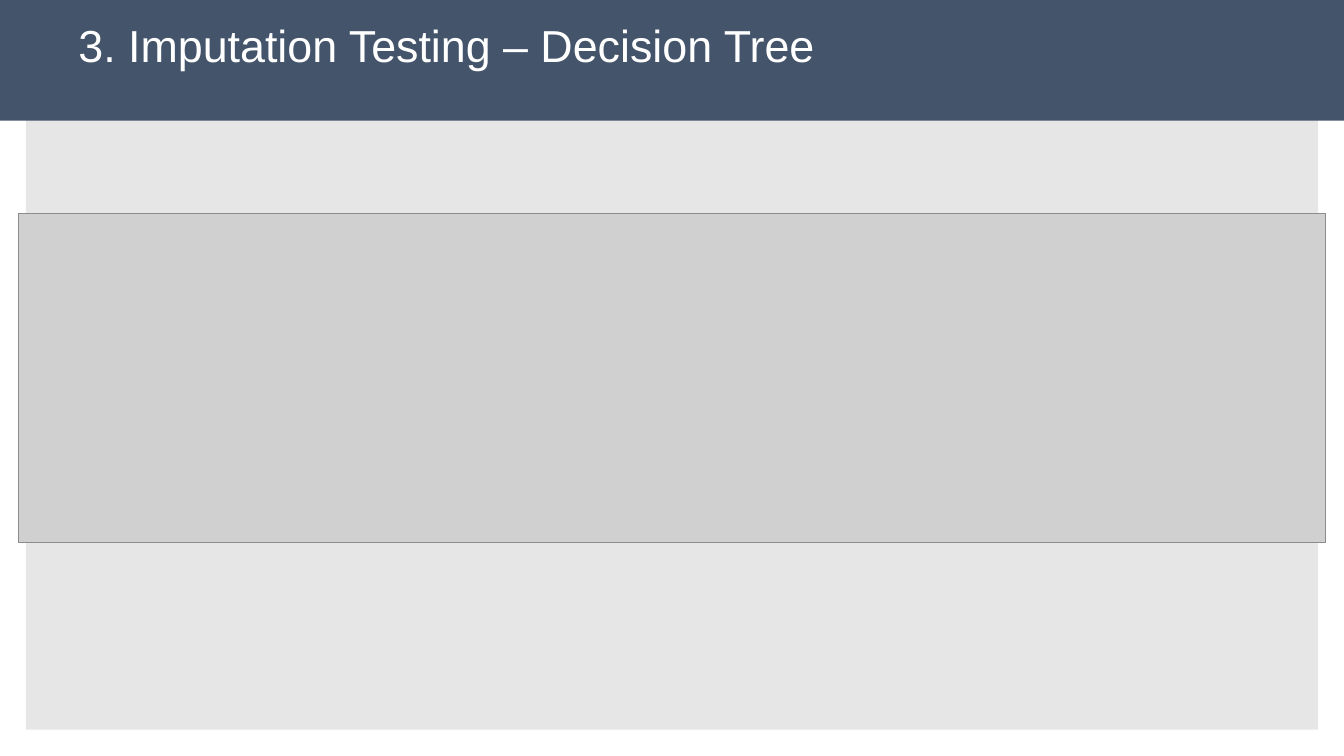
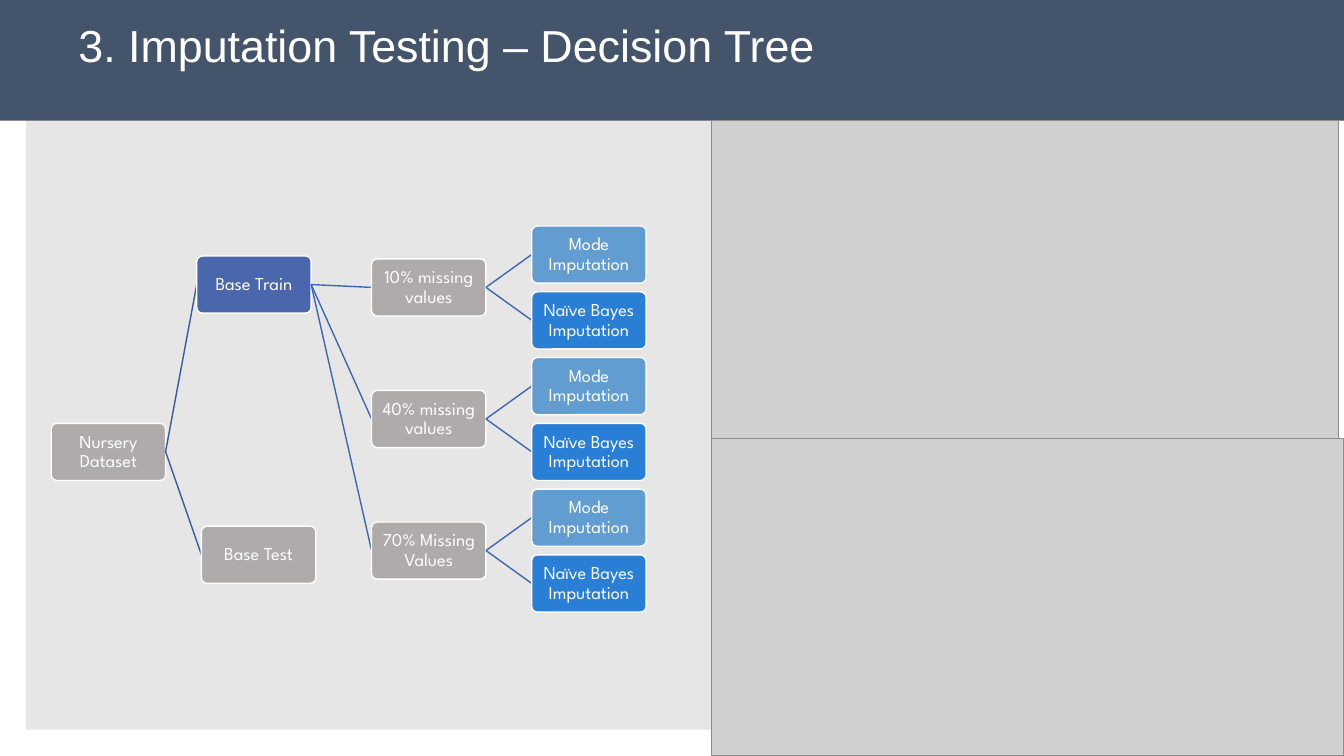
Before and after one commit to sver96/ds-group-42-pba-3, a slide deck: slide 2 of 06.Presentation/A3videoA42pptx_SV Slides.pptx. Drawn at 1344x756 pixels with LibreOffice and Linux fonts; fonts in the diff are those of the drawing; grey boxes stand for pictures. Boxes give left, top, right and bottom in pixels: in the first picture for what was removed or moved away, otherwise in the second. Text is boxed around its words. In the diff, an @@ line names an element or a change of style, - is before the commit and + after.

```diff
--- a/06.Presentation/A3videoA42pptx_SV Slides.pptx
+++ b/06.Presentation/A3videoA42pptx_SV Slides.pptx
@@ picture added at (x1=711, y1=121, x2=1339, y2=439) @@
@@ picture removed at (x1=19, y1=213, x2=1326, y2=542) @@
@@ picture added at (x1=711, y1=439, x2=1344, y2=756) @@
@@ group added at (x1=51, y1=226, x2=645, y2=612): 12 rounded rectangles, 12 texts, 11 freeform shapes @@
+Nursery Dataset
+Base Train
+10% missing values
+Mode Imputation
+Naïve Bayes Imputation
+40% missing values
+Mode Imputation
+Naïve Bayes Imputation
+70% Missing Values
+Mode Imputation
+Naïve Bayes Imputation
+Base Test
```
Also in this commit, not shown: 1 other slide changed, 1 other file.
